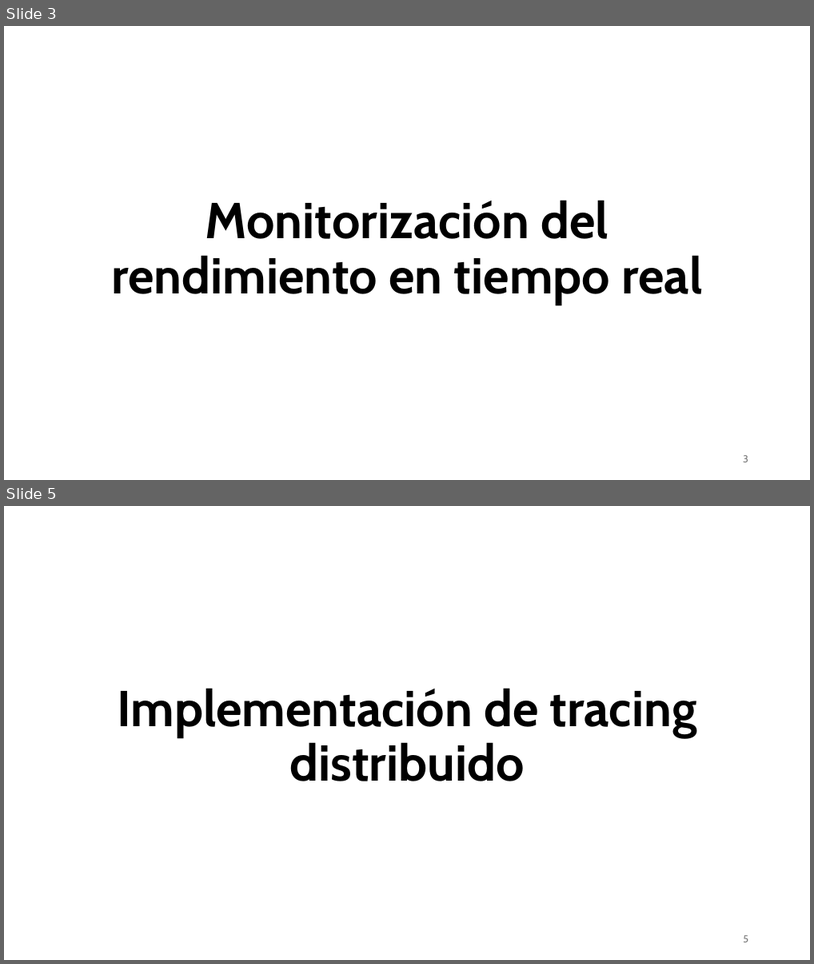
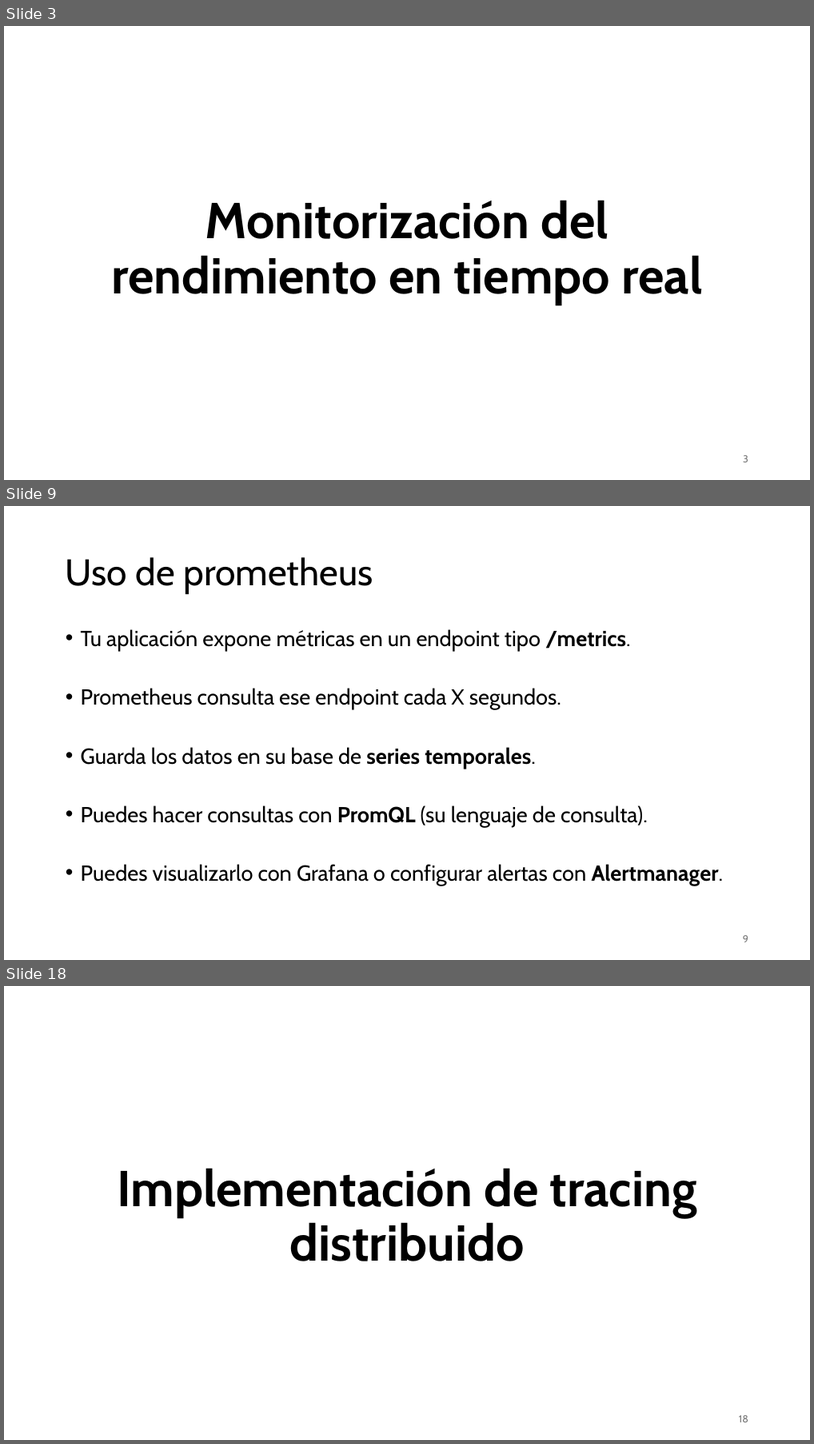
Before and after one commit to aldebarran22/CURSO_CPP_SERVICIOS_30H, a slide deck: doc/8_Monitorizacion_logging_microservicios.pptx. Shown one above the other, each under a label of ours: slides 3 and 5 before the commit, slides 3, 9 and 18 after it; the slides between them are not shown. The pictures are 814x964 and 814x1444 pixels, drawn with LibreOffice and Linux fonts; fonts in the diff are those of the drawing. Boxes give left, top, right and bottom in pixels: in the first picture for what was removed or moved away, otherwise in the second. Text is boxed around its words. In the diff, an @@ line names an element or a change of style, - is before the commit and + after.

```diff
--- a/doc/8_Monitorizacion_logging_microservicios.pptx
+++ b/doc/8_Monitorizacion_logging_microservicios.pptx
@@ slide 9 added at (4, 506, 810, 960), background #FFFFFF @@
@@ title added at (66, 557, 373, 594), 44 pt, text #000000 @@
+Uso de prometheus
@@ text added at (81, 629, 724, 885), 25.9 pt, text #000000 @@
+• Tu aplicación expone métricas en un endpoint tipo /metrics.
+• Prometheus consulta ese endpoint cada X segundos.
+• Guarda los datos en su base de series temporales.
+• Puedes hacer consultas con PromQL (su lenguaje de consulta).
+• Puedes visualizarlo con Grafana o configurar alertas con Alertmanager.
@@ page number added at (743, 935, 749, 942), 12 pt, text #797979 @@
+9
@@ what was slide 5 is now slide 18 @@
@@ page number at (739, 1415, 749, 1422): text changed @@
-5
+18
```
Also in this commit, not shown: 13 other slides added, 1 slide removed, 3 other files.
